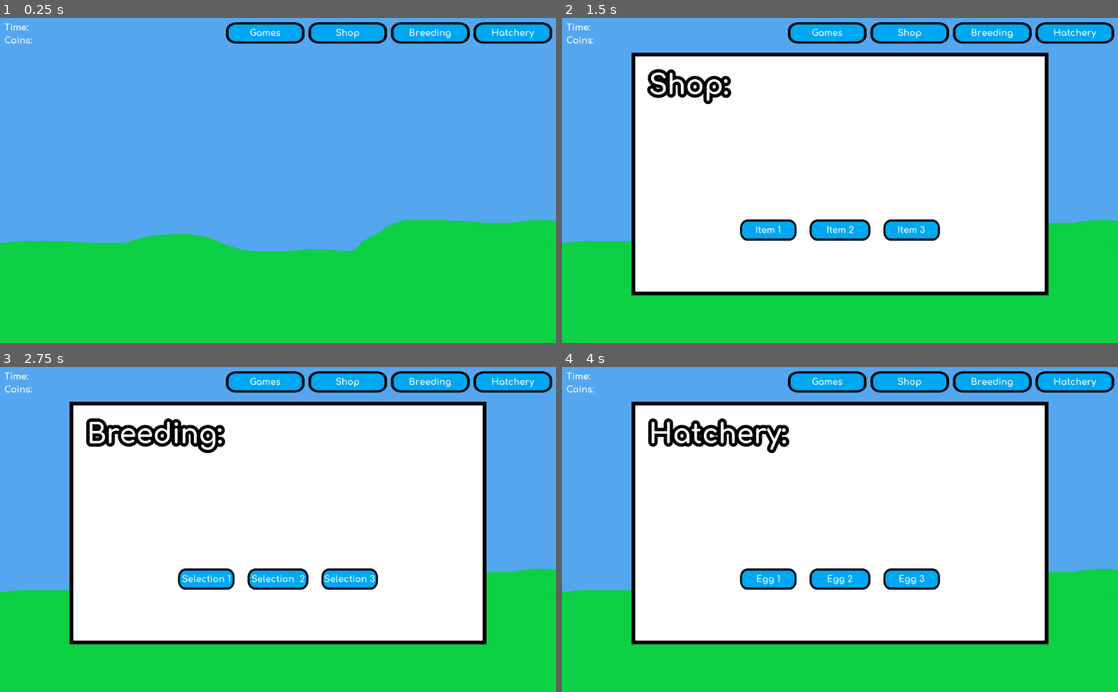
Above: before the commit, frames 1-4 (two rows, left to right).
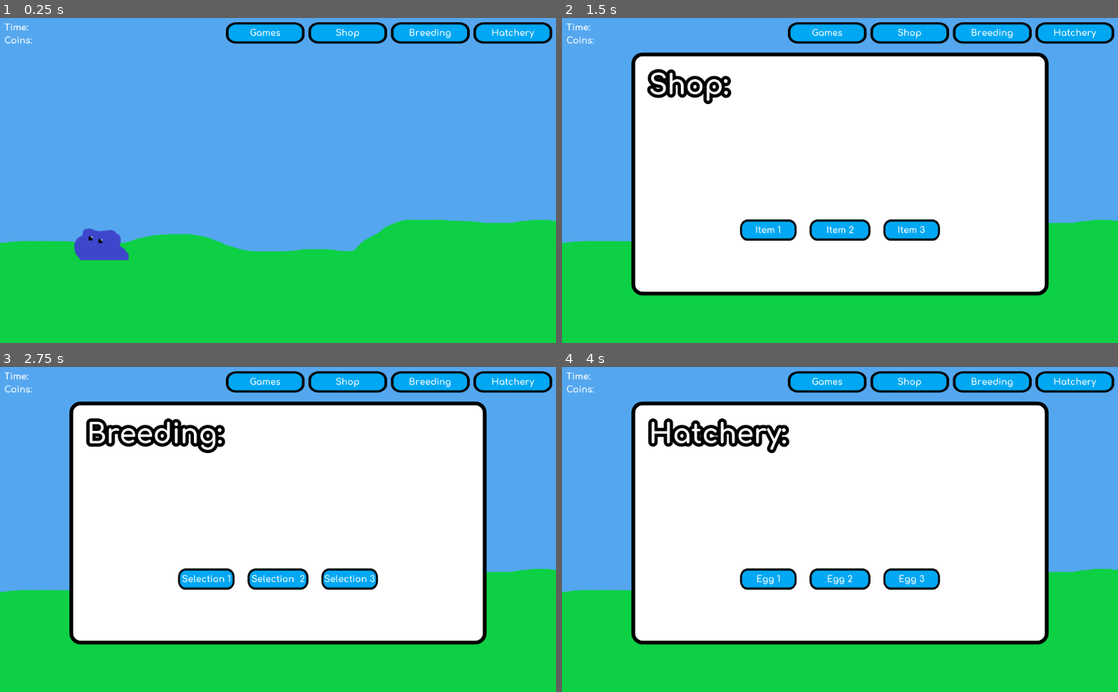
Above: after the commit, the same moments.

Repository: Elephant34/Bllob
Game: Godot game, scene res://scenes/bllob/bllob.tscn
The game is run twice, just before and just after one commit, with the same random seed, the same clock (stepped at 60 frames per second) and the same inputs. The project has no main scene, so this scene is started directly.
Inputs (mouse positions are in pixels of both pictures, inside the frame that each line leads up to):
- Up to frame 1 (0.25 s): no input
- Up to frame 2 (1.5 s): click (828, 34) at 0.5 s; click (912, 34) at 1.25 s
- Up to frame 3 (2.75 s): click (428, 383) at 2 s
- Up to frame 4 (4 s): click (1073, 383) at 2.75 s; click (767, 578) at 3.5 s

The runs differ from the first frame. In frame 1, 0.8% of the frame differs, in the area x 13-24%, y 64-75%; in frame 2, 0.7%; in frame 3, 0.7%; in frame 4, 0.7%.

Commit message:
Added a baby bllob animated sprite
This is the most art thing I have ever done. If you read this you should be proud of me

Diff:
--- a/scenes/GUI/GUI.gd
+++ b/scenes/GUI/GUI.gd
@@ -6,6 +6,12 @@
 func _ready():
 	# Hide all panel elements just in case I forget to hide them manually
 	hide_panel(true)
+
+func _input(event):
+	# Close the panel if esc is pressed
+	if event.is_action_pressed("ui_cancel"):
+		hide_panel(true)
+		last_pressed = null
 
 func panel_button_pressed(button):
 	"""
--- a/scenes/GUI/GUI.tscn
+++ b/scenes/GUI/GUI.tscn
@@ -15,6 +15,10 @@
 border_width_right = 7
 border_width_bottom = 7
 border_color = Color( 0, 0, 0, 1 )
+corner_radius_top_left = 20
+corner_radius_top_right = 20
+corner_radius_bottom_right = 20
+corner_radius_bottom_left = 20
 
 [node name="GUI" type="Control"]
 anchor_right = 1.0
--- /dev/null
+++ b/scenes/bllob/BabyBllob.tscn
@@ -0,0 +1,19 @@
+[gd_scene load_steps=6 format=2]
+
+[ext_resource path="res://assets/textures/bllob/baby_bllob3.png" type="Texture" id=1]
+[ext_resource path="res://assets/textures/bllob/baby_bllob1.png" type="Texture" id=2]
+[ext_resource path="res://assets/textures/bllob/baby_bllob2.png" type="Texture" id=3]
+[ext_resource path="res://assets/textures/bllob/baby_bllob.png" type="Texture" id=4]
+
+[sub_resource type="SpriteFrames" id=1]
+animations = [ {
+"frames": [ ExtResource( 4 ), ExtResource( 2 ), ExtResource( 3 ), ExtResource( 1 ) ],
+"loop": true,
+"name": "default",
+"speed": 3.0
+} ]
+
+[node name="BabyBllob" type="AnimatedSprite"]
+frames = SubResource( 1 )
+frame = 2
+playing = true
--- a/scenes/bllob/bllob.tscn
+++ b/scenes/bllob/bllob.tscn
@@ -1,8 +1,9 @@
-[gd_scene load_steps=4 format=2]
+[gd_scene load_steps=5 format=2]
 
 [ext_resource path="res://assets/textures/background.png" type="Texture" id=1]
 [ext_resource path="res://scenes/GUI/GUI.tscn" type="PackedScene" id=2]
 [ext_resource path="res://scenes/bllob/bllob.gd" type="Script" id=3]
+[ext_resource path="res://scenes/bllob/BabyBllob.tscn" type="PackedScene" id=4]
 
 [node name="bllob" type="Node2D"]
 script = ExtResource( 3 )
@@ -18,4 +19,8 @@
 "_edit_use_anchors_": false
 }
 
+[node name="BabyBllob" parent="." instance=ExtResource( 4 )]
+position = Vector2( 187.288, 415.031 )
+frame = 0
+
 [node name="GUI" parent="." instance=ExtResource( 2 )]
Binary file added: assets/textures/bllob/baby_bllob.png
Not shown, added: assets/textures/bllob/baby_bllob.png.import
Binary file added: assets/textures/bllob/baby_bllob1.png
Not shown, added: assets/textures/bllob/baby_bllob1.png.import
Binary file added: assets/textures/bllob/baby_bllob2.png
Not shown, added: assets/textures/bllob/baby_bllob2.png.import
Binary file added: assets/textures/bllob/baby_bllob3.png
Not shown, added: assets/textures/bllob/baby_bllob3.png.import
